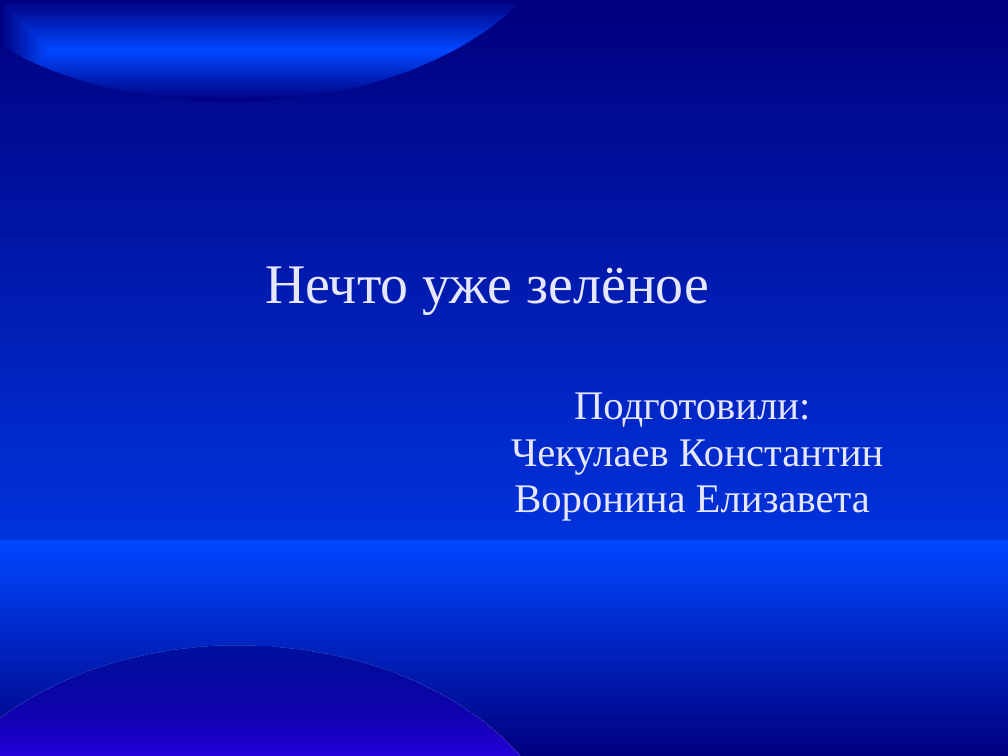
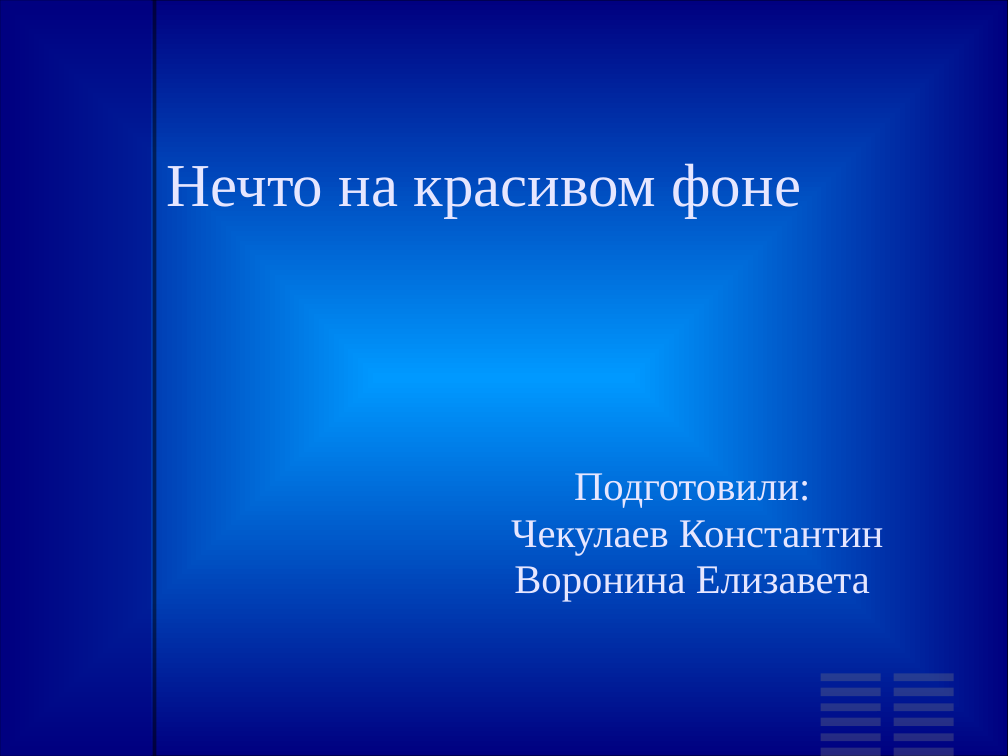
Before and after one commit to Meisoner/labirint, a slide deck: slide 1 of Нечто.ppt. Drawn at 1008x756 pixels with LibreOffice and Linux fonts; fonts in the diff are those of the drawing; background and template pictures are left out; a plain dark background stands for a picture behind light text. Boxes give left, top, right and bottom in pixels: in the first picture for what was removed or moved away, otherwise in the second. Text is boxed around its words. In the diff, an @@ line names an element or a change of style, - is before the commit and + after.

```diff
--- a/Нечто.ppt
+++ b/Нечто.ppt
@@ background gradient #0047FF to #000080 to picture (left out) @@
@@ freeform shape removed at (0,0,522,102) @@
@@ rounded rectangle added at (0,0,1008,756), fill gradient #0099FF to #000080, outline #000000 0.74 pt @@
@@ freeform shape added at (0,0,151,756), fill #000080 at 50% opacity @@
@@ freeform shape added at (153,0,156,756), fill #000000 at 50% opacity @@
@@ title added at (167,163,802,218), 48 pt, text #E6E6FF @@
+Нечто на красивом фоне
@@ title removed at (265,266,709,314) @@
-Нечто уже зелёное
@@ subtitle "Подготовили:": place and size @@
-subtitle "Подготовили:" at (511,392,883,520)
+subtitle "Подготовили:" at (511,473,883,601)
@@ subtitle "Подготовили:" at (511,473,883,601): indent changed @@
@@ rounded rectangle removed at (0,541,1008,756) @@
@@ freeform shape removed at (0,646,520,756) @@
@@ rounded rectangle added at (821,688,882,696), fill #808080 at 30% opacity @@
@@ rounded rectangle added at (821,673,882,681), fill #808080 at 30% opacity @@
@@ rounded rectangle added at (894,688,954,696), fill #808080 at 30% opacity @@
@@ rounded rectangle added at (894,673,954,681), fill #808080 at 30% opacity @@
@@ rounded rectangle added at (821,718,882,726), fill #808080 at 30% opacity @@
@@ rounded rectangle added at (821,703,882,712), fill #808080 at 30% opacity @@
@@ rounded rectangle added at (894,718,954,726), fill #808080 at 30% opacity @@
@@ rounded rectangle added at (894,703,954,712), fill #808080 at 30% opacity @@
@@ rounded rectangle added at (821,748,882,756), fill #808080 at 30% opacity @@
@@ rounded rectangle added at (821,734,882,742), fill #808080 at 30% opacity @@
@@ rounded rectangle added at (894,748,954,756), fill #808080 at 30% opacity @@
@@ rounded rectangle added at (894,734,954,742), fill #808080 at 30% opacity @@
```
Also in this commit, not shown: 4 slides added, 3 slides removed, 16 other files.
